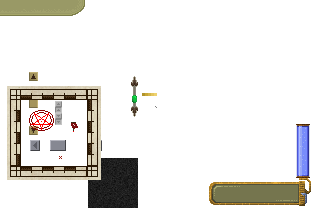
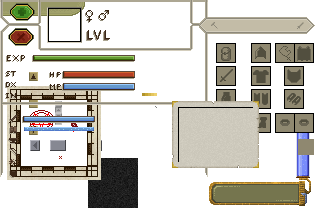
Layers edited between the first and the second (320, 212) image:
showed group "Info" (62 layers) over left=0, top=0, right=315, bottom=178
added layer "iteminfo_bgr-9p" in group "Info" over left=178, top=107, right=253, bottom=162
added layer "iteminfo_bgr" in group "Info" over left=172, top=101, right=259, bottom=168
hid group "ScrollPaper" (4 layers) over left=131, top=76, right=138, bottom=117
painted on "scroll_paper_vpos" over left=131, top=94, right=138, bottom=104
